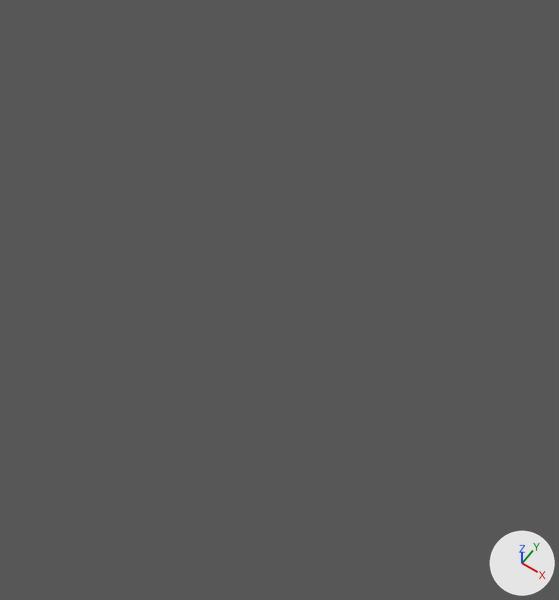
The Blender file resources/Blendfiles/Blender-Overview.blend, before and after one commit.
Rendered twice from a 50 mm lens placed at (1.529, -3.531, 0.082), pointed at (1.503, -3.494, 0.02). Every picture has the same lights, and +X, +Y and +Z are marked at lower right. Mesh edges are drawn as thin lines on the coarser meshes.

The scene before the commit, as lines of its bpy script (objects in view):
```python
me_studio = bpy.data.meshes.new('studio')
me_studio.from_pydata(...)  # 2881 vertices, 2880 faces; spans x -17.8..17.8, y -17.8..17.8, z 0.0..7.2
me_studio.materials.append(mat_studio)
ob_studio = bpy.data.objects.new('Studio', me_studio)
ob_studio.location = (0.0, 0.0, 0.0)
ob_studio.scale = (1.25, 1.25, 1.0)
ob_studio.visible_shadow = False
_m = ob_studio.modifiers.new('Solidify', 'SOLIDIFY')
_m.thickness = 0.1
_m.use_even_offset = True
```
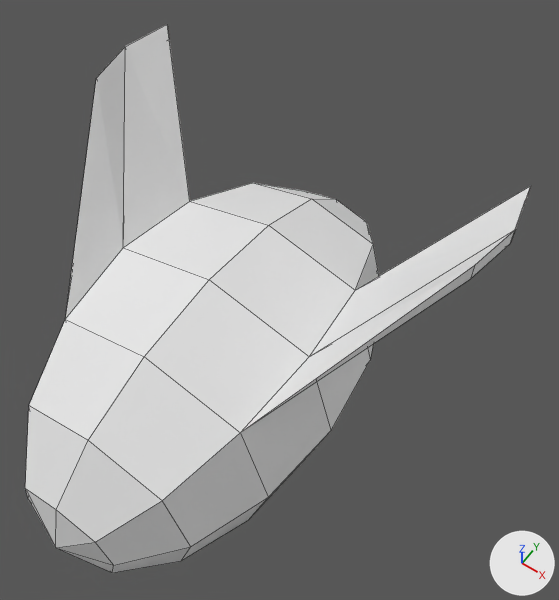
Commit message: added Bumblebee

The change, as a diff of the scene's bpy script:
```diff
--- a/resources/Blendfiles/Blender-Overview.blend.py
+++ b/resources/Blendfiles/Blender-Overview.blend.py
@@ mat_colorpalette_018 @@
+mat_colorpalette_018 = principled_material('ColorPalette.018')
+mat_colorpalette_018.base_color = (0.8, 0.8, 0.8)  # white #e7e7e7
@@ me_bumblebee_1 @@
+me_bumblebee_1.from_pydata(...)  # 70 vertices, 80 faces; spans x -0.0211..0.0211, y -0.0237..0.0242, z 0.0..0.0348
+me_bumblebee_1.materials.append(mat_colorpalette_018)  # its picture is missing
@@ col_bumblebee @@
+col_bumblebee = bpy.data.collections.new('BUMBLEBEE')
+col_bumblebee.objects.link(ob_bumblebee_object)
@@ ob_bumblebee_object @@
+ob_bumblebee_object = bpy.data.objects.new('Bumblebee_object', me_bumblebee_1)
+ob_bumblebee_object.location = (0.0, 0.0, 0.0)
@@ ob_bumblebee @@
+ob_bumblebee = bpy.data.objects.new('BUMBLEBEE', None)
+ob_bumblebee.location = (1.5, -3.5, 0.0)
+ob_bumblebee.instance_type = 'COLLECTION'
+ob_bumblebee.instance_collection = col_bumblebee
```

Boxes (x1, y1, x2, y2) around the edits, measured in the pictures (559 x 600 px):
'BUMBLEBEE', added
    after: (25, 25, 531, 573)
